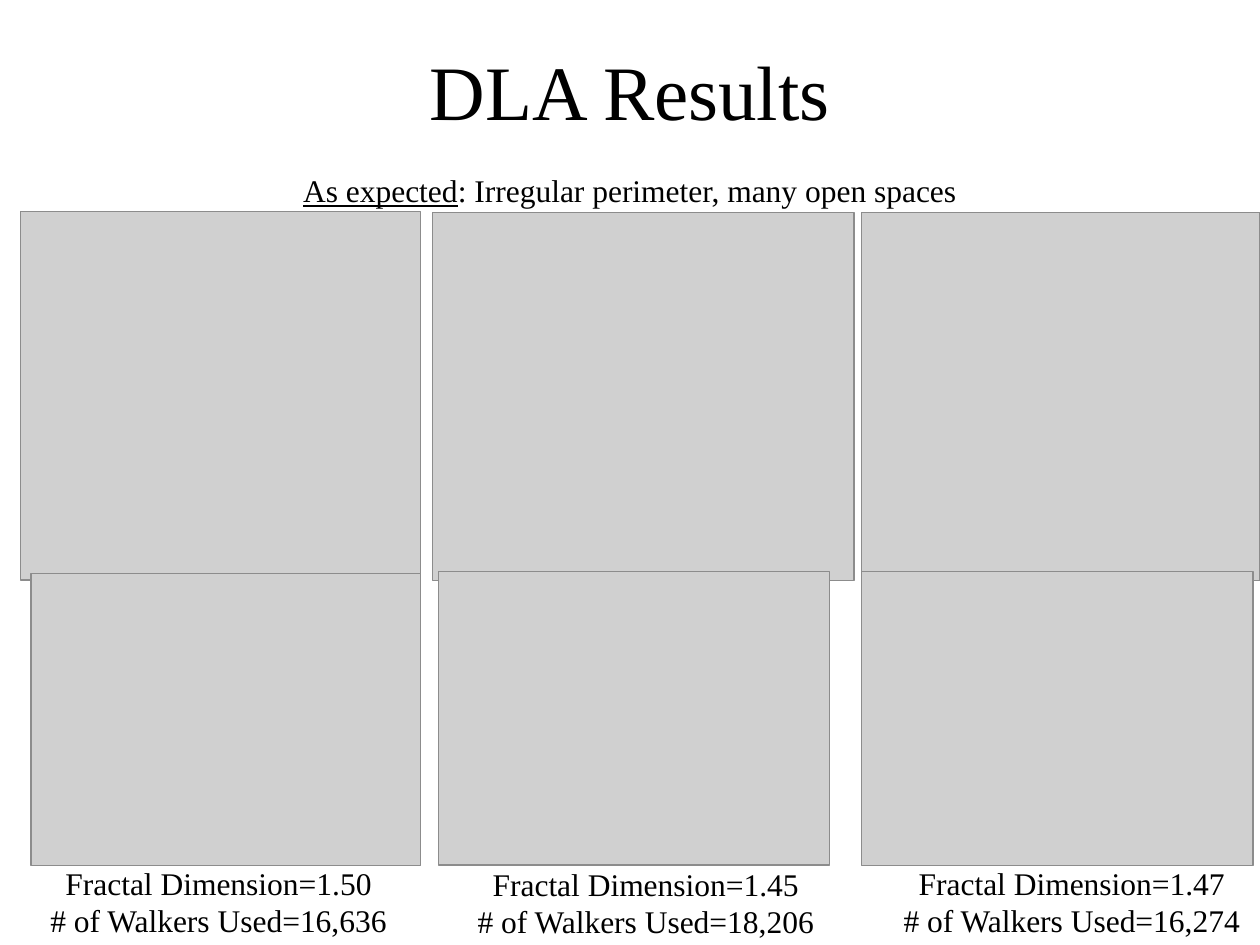
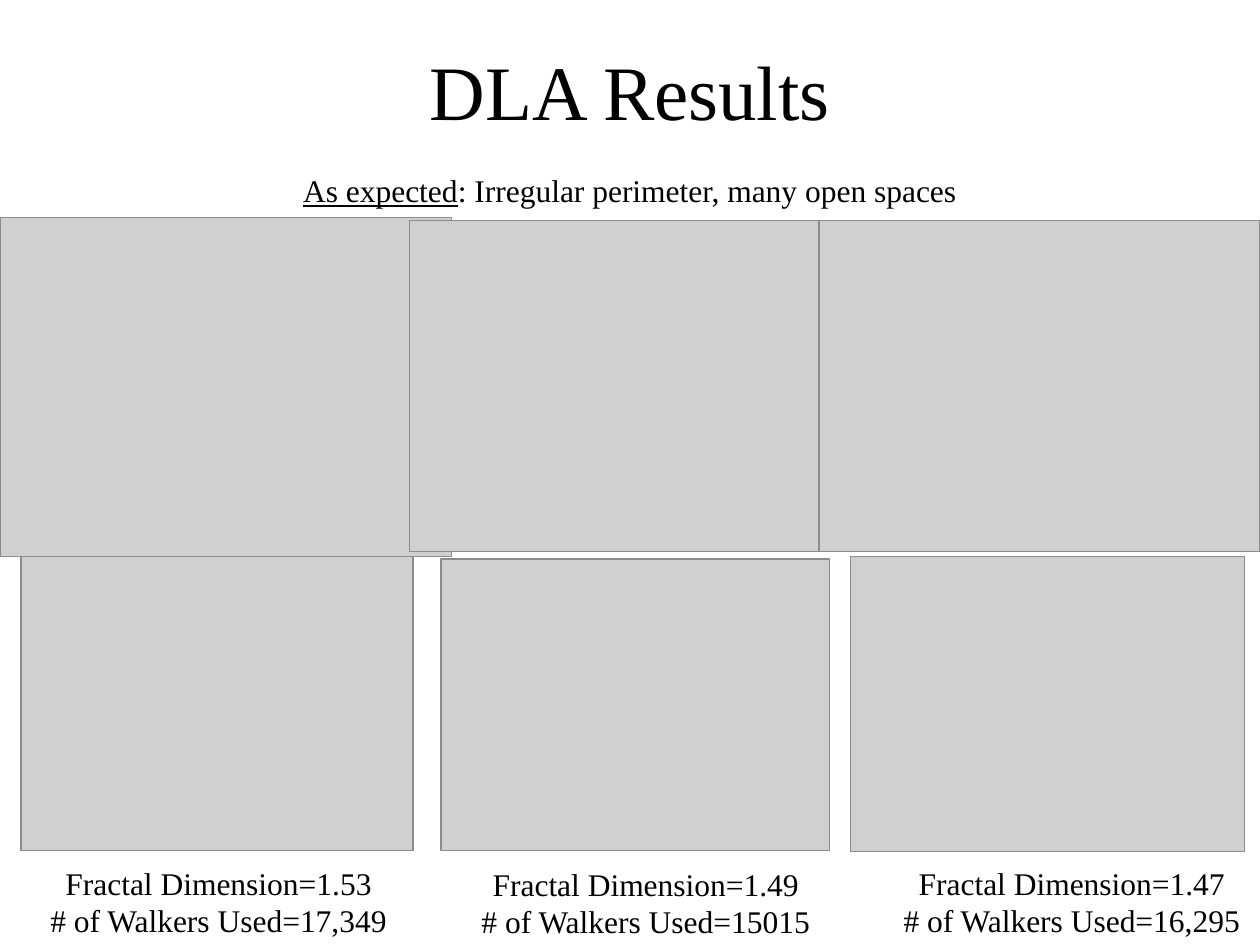
Before and after one commit to keweiyao/PHY566-project, a slide deck: slide 7 of Merged_GroupProject1A_Pres.ppt. Drawn at 1260x945 pixels with LibreOffice and Linux fonts; fonts in the diff are those of the drawing; grey boxes stand for pictures. Boxes give left, top, right and bottom in pixels: in the first picture for what was removed or moved away, otherwise in the second. Text is boxed around its words. In the diff, an @@ line names an element or a change of style, - is before the commit and + after.

```diff
--- a/Merged_GroupProject1A_Pres.ppt
+++ b/Merged_GroupProject1A_Pres.ppt
@@ picture: place and size @@
-picture at box(20, 212, 421, 581)
+picture at box(0, 218, 451, 557)
@@ picture: place and size @@
-picture at box(432, 213, 854, 581)
+picture at box(410, 220, 850, 552)
@@ picture: place and size @@
-picture at box(862, 213, 1260, 581)
+picture at box(819, 220, 1260, 552)
@@ picture: place and size @@
-picture at box(32, 573, 421, 866)
+picture at box(21, 557, 413, 850)
@@ picture: place and size @@
-picture at box(438, 572, 830, 866)
+picture at box(441, 559, 829, 850)
@@ picture: place and size @@
-picture at box(862, 572, 1254, 866)
+picture at box(850, 557, 1245, 852)
@@ text at box(65, 873, 387, 937): text changed @@
-Fractal Dimension=1.50
-# of Walkers Used=16,636
+Fractal Dimension=1.53
+# of Walkers Used=17,349
@@ text at box(493, 874, 810, 934): text changed @@
-Fractal Dimension=1.45
-# of Walkers Used=18,206
+Fractal Dimension=1.49
+# of Walkers Used=15015
@@ text at box(927, 910, 1240, 937): text changed @@
-# of Walkers Used=16,274
+# of Walkers Used=16,295
```
Also in this commit, not shown: 4 other slides changed.
